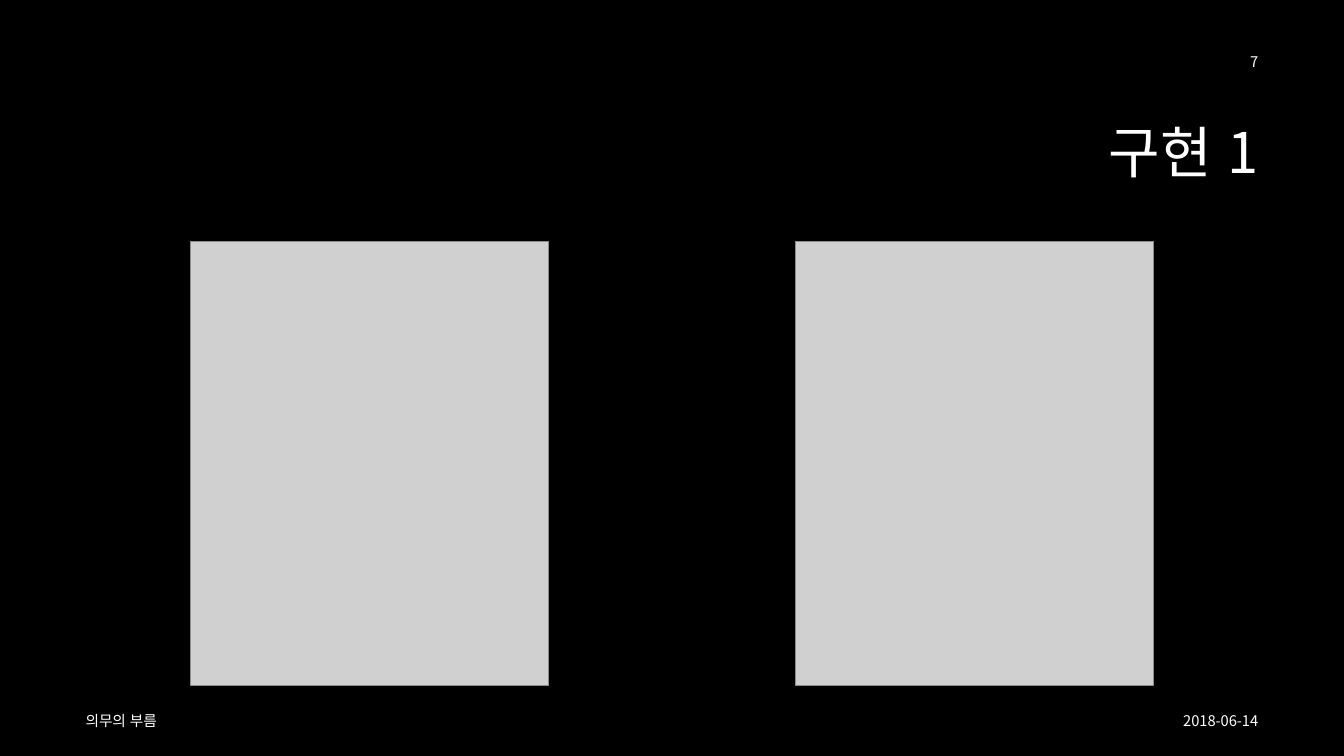
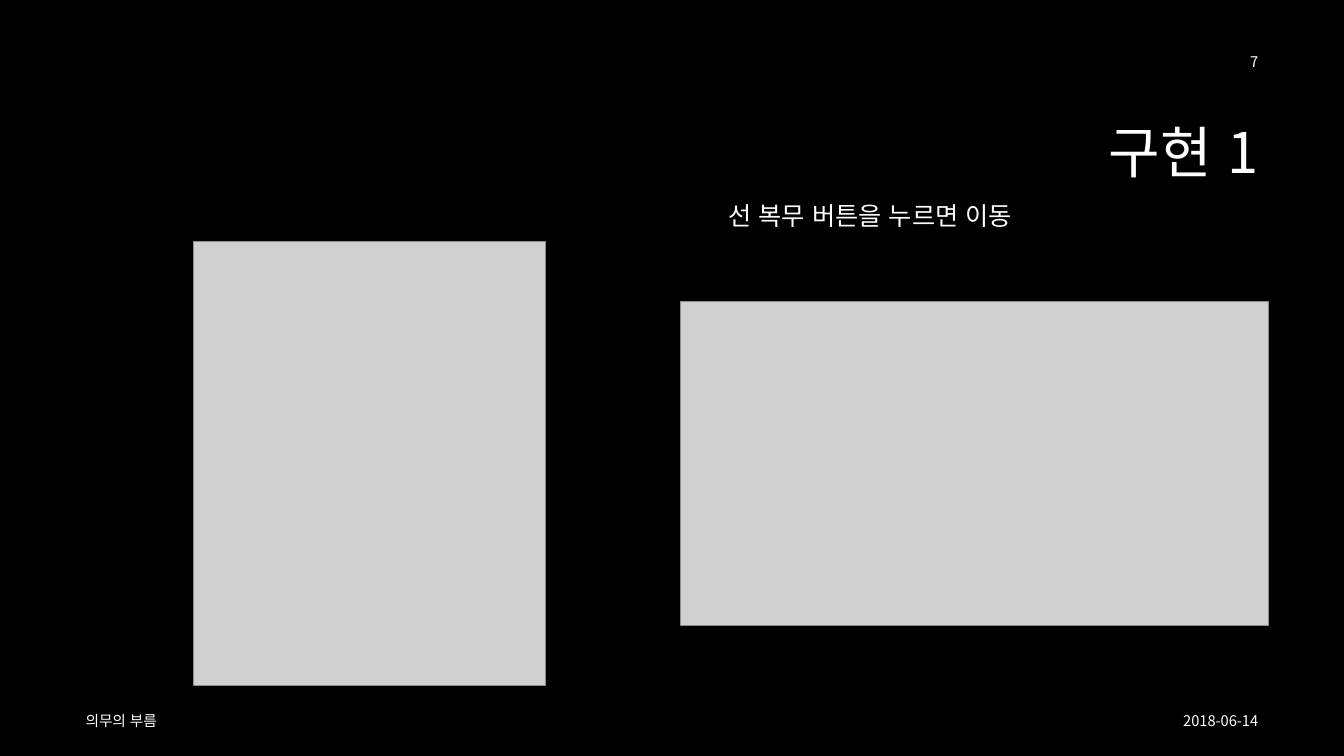
Before and after one commit to iconstudio/2018-ScriptingProject, a slide deck: slide 7 of [스크립트 언어]7조 최종 발표 - 2016180042, 2015182031.pptx. Drawn at 1344x756 pixels with LibreOffice and Linux fonts; fonts in the diff are those of the drawing; grey boxes stand for pictures; background and template pictures are left out. Boxes give left, top, right and bottom in pixels: in the first picture for what was removed or moved away, otherwise in the second. Text is boxed around its words. In the diff, an @@ line names an element or a change of style, - is before the commit and + after.

```diff
--- a/[스크립트 언어]7조 최종 발표 - 2016180042, 2015182031.pptx
+++ b/[스크립트 언어]7조 최종 발표 - 2016180042, 2015182031.pptx
@@ text added at <box>729,204,1011,227</box>, 18 pt, text #FFFFFF @@
+선 복무 버튼을 누르면 이동
@@ picture removed at <box>796,242,1153,686</box> @@
@@ picture added at <box>681,301,1268,625</box> @@
```
Also in this commit, not shown: 1 other slide changed, 2 other files.
